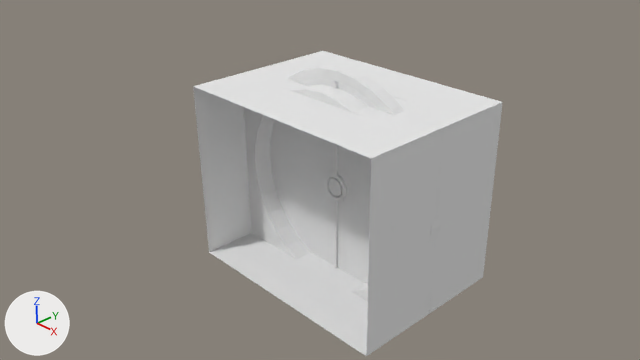
The Blender file Assets/Models/startingScene/CircularDoor.blend, before and after one commit.
One viewpoint serves both versions: the file's camera 'Camera'. The lights are fixed; the arrows at lower left show +X, +Y and +Z.
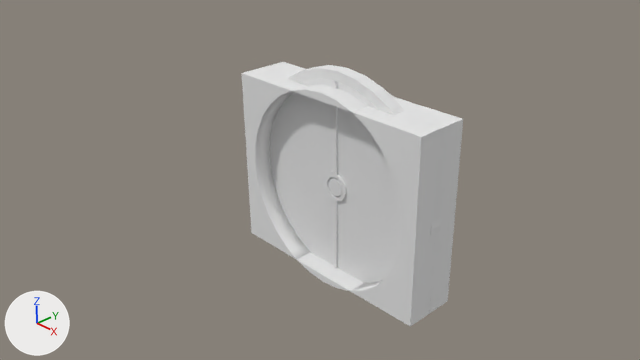
Boxes (x1, y1, x2, y2) around the edits, measured in the pictures (640 x 360 px):
'Cube', reshaped (28% narrower, 13% shorter)
    before: (193, 51, 503, 356)
    after: (241, 62, 463, 327)
part 1 of me_cube, deleted
    before: (193, 51, 503, 356)
part 2 of me_cube, shading changed
    both: (255, 88, 394, 291)

The change in detail:
me_cube is used by ob_cube; location (0.0, 0.0, 0.0).
me_cube had 224 vertices, 192 faces and spanned x -2.01..2.01, y -0.5..0.98, z -2.01..2.01.
me_cube now has 192 vertices, 160 faces and spans x -2.01..2.01, y 0.5..0.98, z -2.01..2.01.
Part 1, on me_cube:
32 vertices are removed from x -2.0..2.0, y -0.5, z -1.61..1.61.
32 faces are deleted.
me_cube part 2: 32 kept faces spanning x -1.75..1.75, y 0.5..0.86, z -1.75..1.75 are now shaded smooth.
